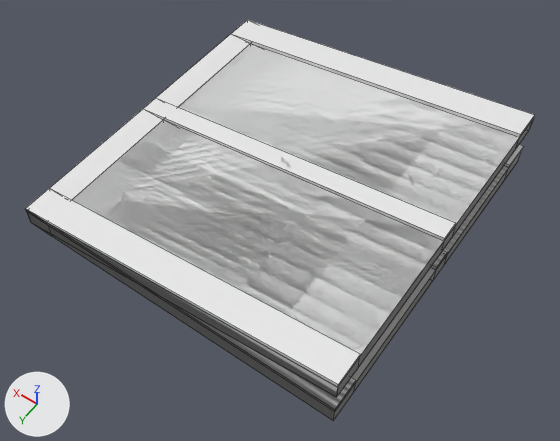
What one commit did to the FBX model assets/3DModles_ENV/Ramp.fbx.
Camera for both pictures: a 50 mm lens placed at (-33.2, 47.1, 67.1), pointed at (-2.4, 3.8, -0.8). The lights are fixed; the arrows at lower left show +X, +Y and +Z. The older version comes first. Mesh edges are drawn as thin lines on the coarser meshes. Where no turn or scale is listed for an object, it has been applied to the vertices.

In view in the first picture: 'Ground', 'Road', 'Road.001', 'Road.Corner', 'Road01' and 1 more.
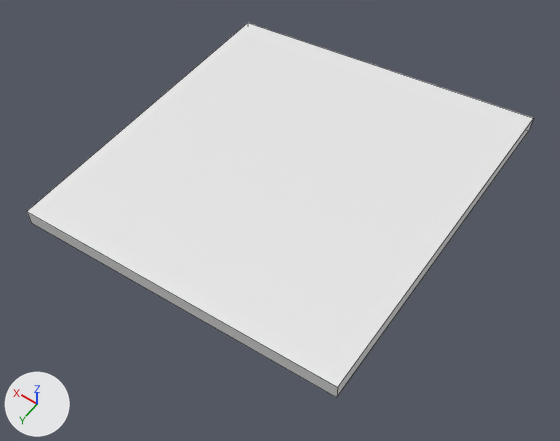
Location of each change, [x1, y1, x2, y2] in pixels of the pictures (560 x 441 px):
'Road.001', deleted: before [25, 20, 534, 396]
'Road.Corner', deleted: before [26, 34, 509, 421]
'Road', deleted: before [29, 44, 523, 412]
'Ground', deleted: before [27, 151, 522, 420]

The change in detail:
Object 'Road' (ob_road) is deleted.
Object 'Road.Corner' (ob_road_corner) is deleted.
Object 'Ground' (ob_ground) is deleted.
Object 'Road.001' (ob_road_001) is deleted.
